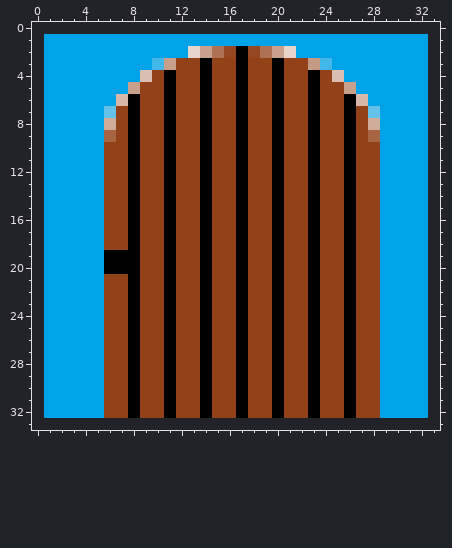
File history of a pixel-art sprite, porte.png. The picture above is the old version.
The file is 32x32 pixels. Colours within 5 levels of each other are drawn and written as one. The old version is drawn lined up with the new one, on the new canvas.
And afterwards:
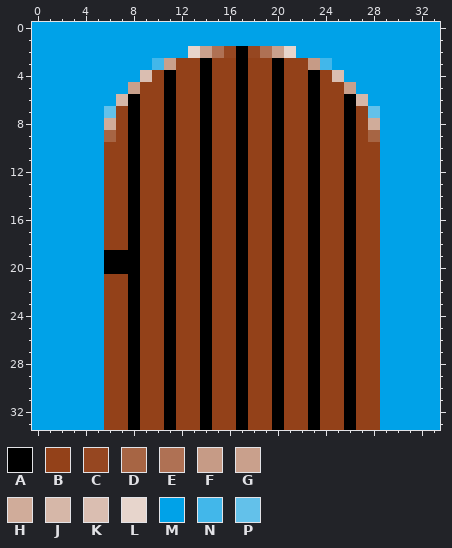
Palette (. is transparent): A #000000  B #934119  C #964721  D #a76544  E #af7154  F #c69b86  G #c9a08c  H #d0ac9a  J #d6b7a8  K #dabeb1  L #e7d5cc  M #00a2e8  N #42b7ea  P #63c1ea
The edit:
{"change": "canvas 32x32 -> 34x34, the old top-left corner now at 1,1"}
{"y":0,"x":0,"old":"..................................","new":"MMMMMMMMMMMMMMMMMMMMMMMMMMMMMMMMMM"}
{"y":1,"x":0,"old":".","new":"M"}
{"y":1,"x":33,"old":".","new":"M"}
{"y":2,"x":0,"old":".","new":"M"}
{"y":2,"x":33,"old":".","new":"M"}
{"y":3,"x":0,"old":".","new":"M"}
{"y":3,"x":33,"old":".","new":"M"}
{"y":4,"x":0,"old":".","new":"M"}
{"y":4,"x":33,"old":".","new":"M"}
{"y":5,"x":0,"old":".","new":"M"}
{"y":5,"x":33,"old":".","new":"M"}
{"y":6,"x":0,"old":".","new":"M"}
{"y":6,"x":33,"old":".","new":"M"}
{"y":7,"x":0,"old":".","new":"M"}
{"y":7,"x":33,"old":".","new":"M"}
{"y":8,"x":0,"old":".","new":"M"}
{"y":8,"x":33,"old":".","new":"M"}
{"y":9,"x":0,"old":".","new":"M"}
{"y":9,"x":33,"old":".","new":"M"}
{"y":10,"x":0,"old":".","new":"M"}
{"y":10,"x":33,"old":".","new":"M"}
{"y":11,"x":0,"old":".","new":"M"}
{"y":11,"x":33,"old":".","new":"M"}
{"y":12,"x":0,"old":".","new":"M"}
{"y":12,"x":33,"old":".","new":"M"}
{"y":13,"x":0,"old":".","new":"M"}
{"y":13,"x":33,"old":".","new":"M"}
{"y":14,"x":0,"old":".","new":"M"}
{"y":14,"x":33,"old":".","new":"M"}
{"y":15,"x":0,"old":".","new":"M"}
{"y":15,"x":33,"old":".","new":"M"}
{"y":16,"x":0,"old":".","new":"M"}
{"y":16,"x":33,"old":".","new":"M"}
{"y":17,"x":0,"old":".","new":"M"}
{"y":17,"x":33,"old":".","new":"M"}
{"y":18,"x":0,"old":".","new":"M"}
{"y":18,"x":33,"old":".","new":"M"}
{"y":19,"x":0,"old":".","new":"M"}
{"y":19,"x":33,"old":".","new":"M"}
{"y":20,"x":0,"old":".","new":"M"}
{"y":20,"x":33,"old":".","new":"M"}
{"y":21,"x":0,"old":".","new":"M"}
{"y":21,"x":33,"old":".","new":"M"}
{"y":22,"x":0,"old":".","new":"M"}
{"y":22,"x":33,"old":".","new":"M"}
{"y":23,"x":0,"old":".","new":"M"}
{"y":23,"x":33,"old":".","new":"M"}
{"y":24,"x":0,"old":".","new":"M"}
{"y":24,"x":33,"old":".","new":"M"}
{"y":25,"x":0,"old":".","new":"M"}
{"y":25,"x":33,"old":".","new":"M"}
{"y":26,"x":0,"old":".","new":"M"}
{"y":26,"x":33,"old":".","new":"M"}
{"y":27,"x":0,"old":".","new":"M"}
{"y":27,"x":33,"old":".","new":"M"}
{"y":28,"x":0,"old":".","new":"M"}
{"y":28,"x":33,"old":".","new":"M"}
{"y":29,"x":0,"old":".","new":"M"}
{"y":29,"x":33,"old":".","new":"M"}
{"y":30,"x":0,"old":".","new":"M"}
{"y":30,"x":33,"old":".","new":"M"}
{"y":31,"x":0,"old":".","new":"M"}
{"y":31,"x":33,"old":".","new":"M"}
{"y":32,"x":0,"old":".","new":"M"}
{"y":32,"x":33,"old":".","new":"M"}
{"y":33,"x":0,"old":"..................................","new":"MMMMMMBBABBABBABBABBABBABBABBMMMMM"}
